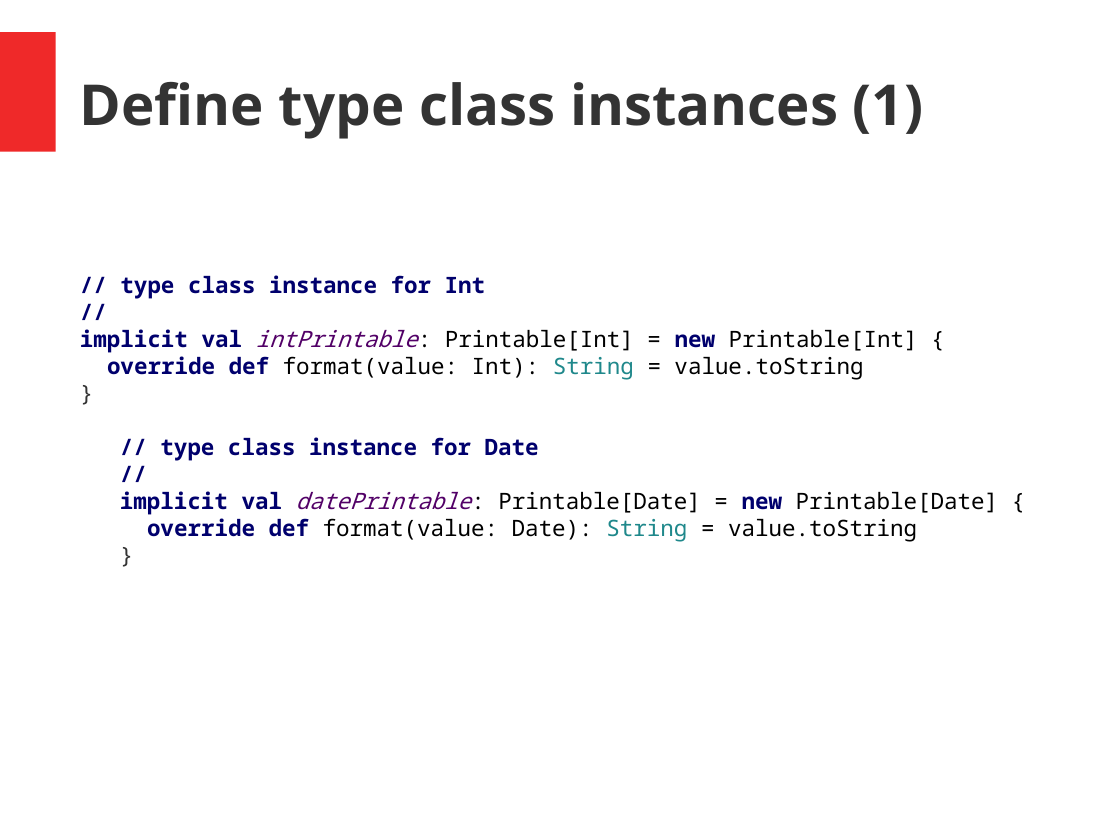
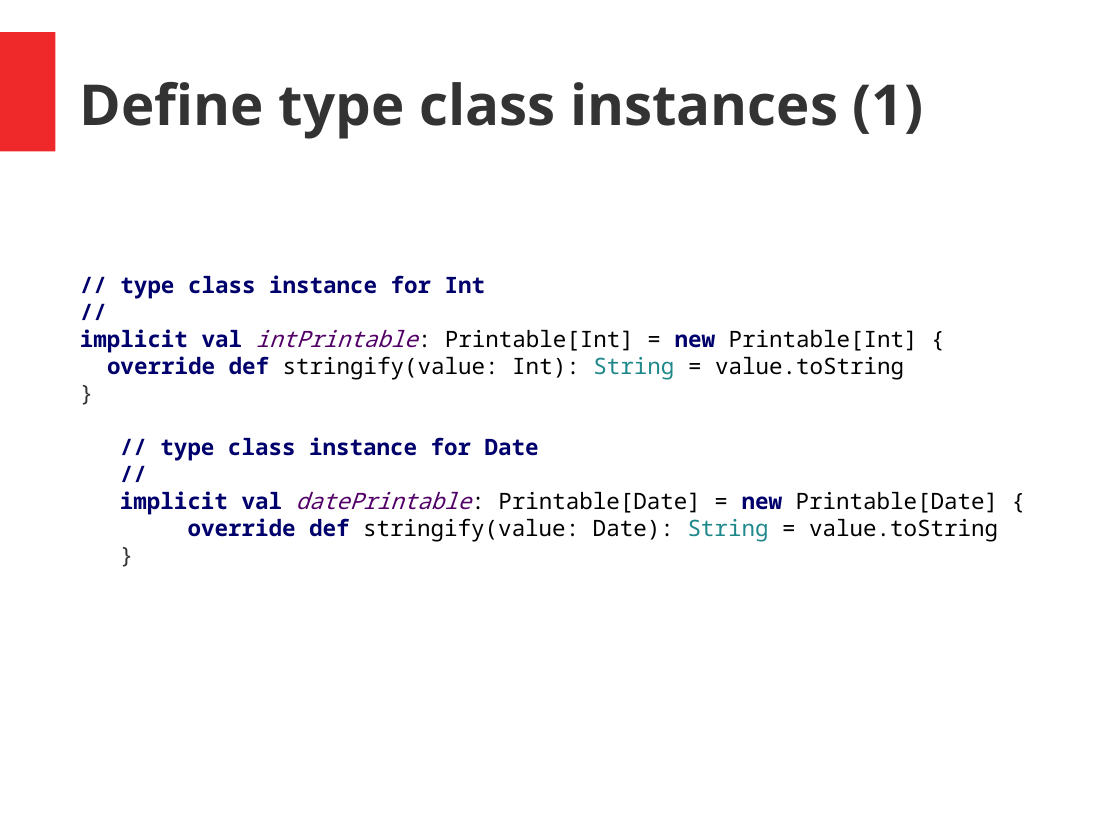
Before and after one commit to hermannhueck/typeclasses, a slide deck: slide 12 of Slides/TypeClasses.pptx. Drawn at 1120x840 pixels with LibreOffice and Linux fonts; fonts in the diff are those of the drawing. Boxes give left, top, right and bottom in pixels: in the first picture for what was removed or moved away, otherwise in the second. Text is boxed around its words. In the diff, an @@ line names an element or a change of style, - is before the commit and + after.

```diff
--- a/Slides/TypeClasses.pptx
+++ b/Slides/TypeClasses.pptx
@@ text at bbox=[107, 356, 904, 380]: text changed @@
-override def format(value: Int): String = value.toString
+override def stringify(value: Int): String = value.toString
@@ text at bbox=[188, 518, 998, 542]: text changed @@
-override def format(value: Date): String = value.toString
+override def stringify(value: Date): String = value.toString
```
Also in this commit, not shown: 19 other slides changed, 8 slides added, 1 other file.
